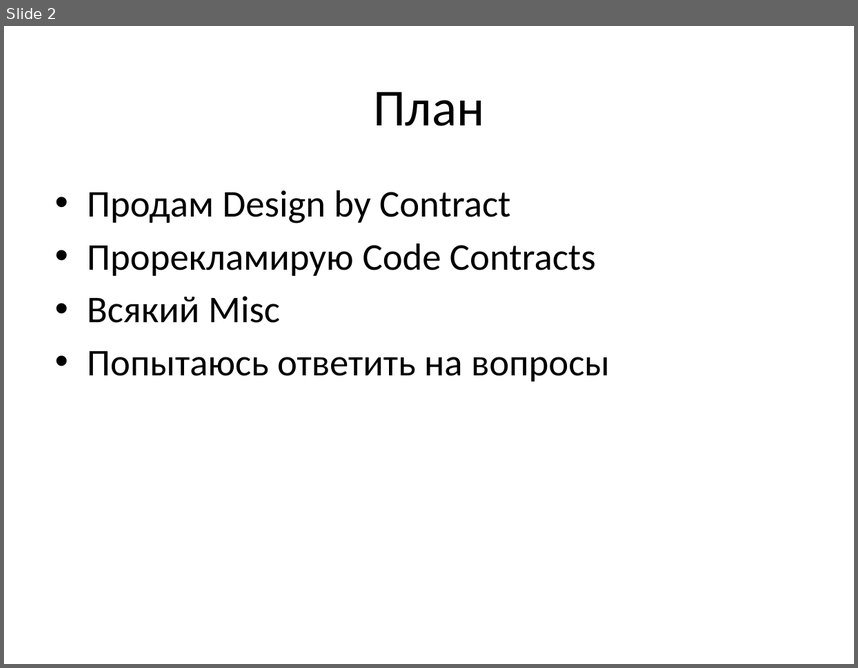
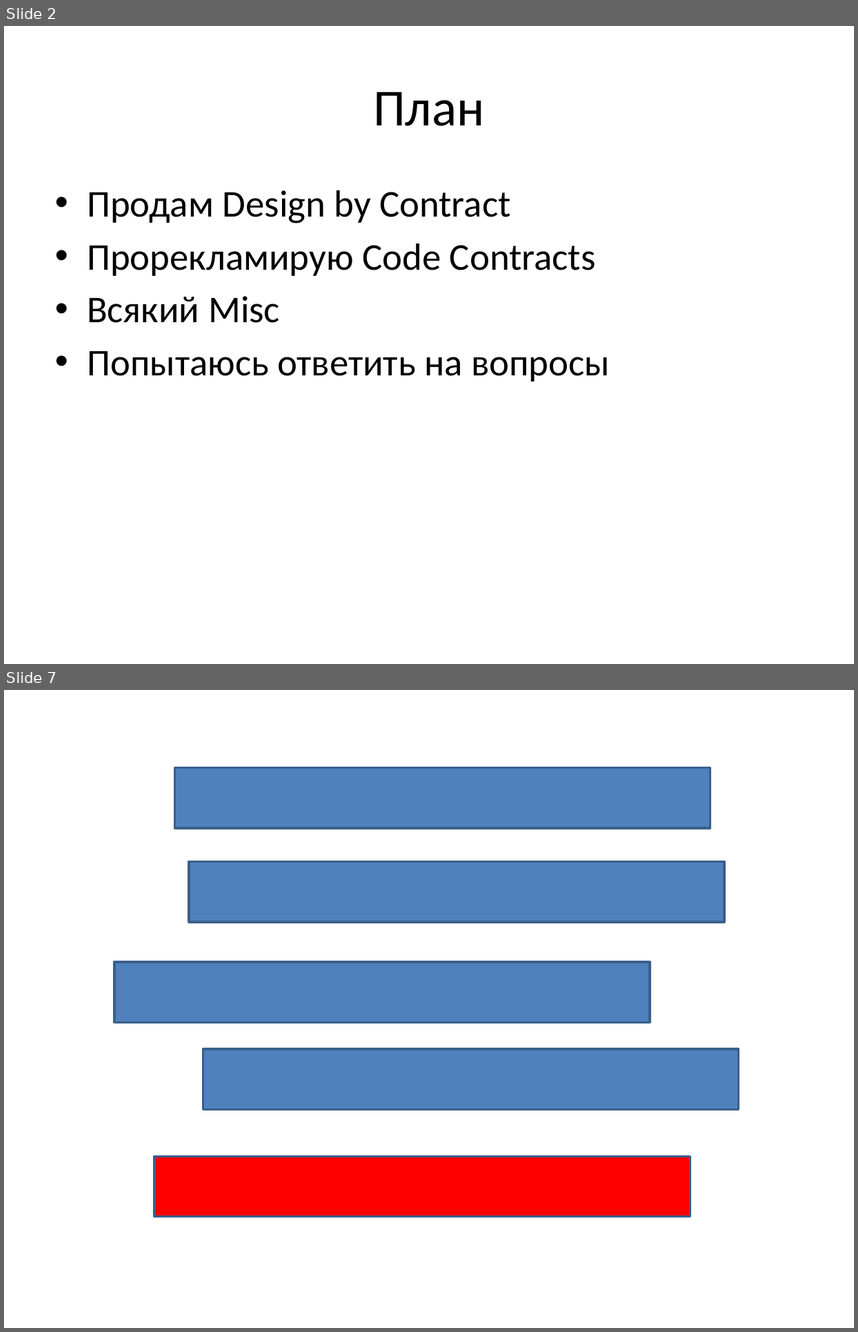
Before and after one commit to chaliy/my_talks, a slide deck: CodeContracts/Code Contracts.pptx. Shown one above the other, each under a label of ours: slide 2 before the commit, slides 2 and 7 after it; the slides between them are not shown. The pictures are 858x668 and 858x1332 pixels, drawn with LibreOffice and Linux fonts; fonts in the diff are those of the drawing. Boxes give left, top, right and bottom in pixels: in the first picture for what was removed or moved away, otherwise in the second. Text is boxed around its words. In the diff, an @@ line names an element or a change of style, - is before the commit and + after.

```diff
--- a/CodeContracts/Code Contracts.pptx
+++ b/CodeContracts/Code Contracts.pptx
@@ slide 7 added at (x1=4, y1=690, x2=854, y2=1328), background #FFFFFF @@
@@ rectangle added at (x1=175, y1=768, x2=711, y2=829), fill #4F81BD, outline #3A5F8C 2 pt @@
@@ rectangle added at (x1=188, y1=862, x2=724, y2=922), fill #4F81BD, outline #3A5F8C 2 pt @@
@@ rectangle added at (x1=114, y1=962, x2=650, y2=1023), fill #4F81BD, outline #3A5F8C 2 pt @@
@@ rectangle added at (x1=203, y1=1049, x2=738, y2=1109), fill #4F81BD, outline #3A5F8C 2 pt @@
@@ rectangle added at (x1=154, y1=1156, x2=690, y2=1216), fill #FF0000, outline #3A5F8C 2 pt @@
```
Also in this commit, not shown: 7 other slides added, 1 slide removed, 1 other file.
